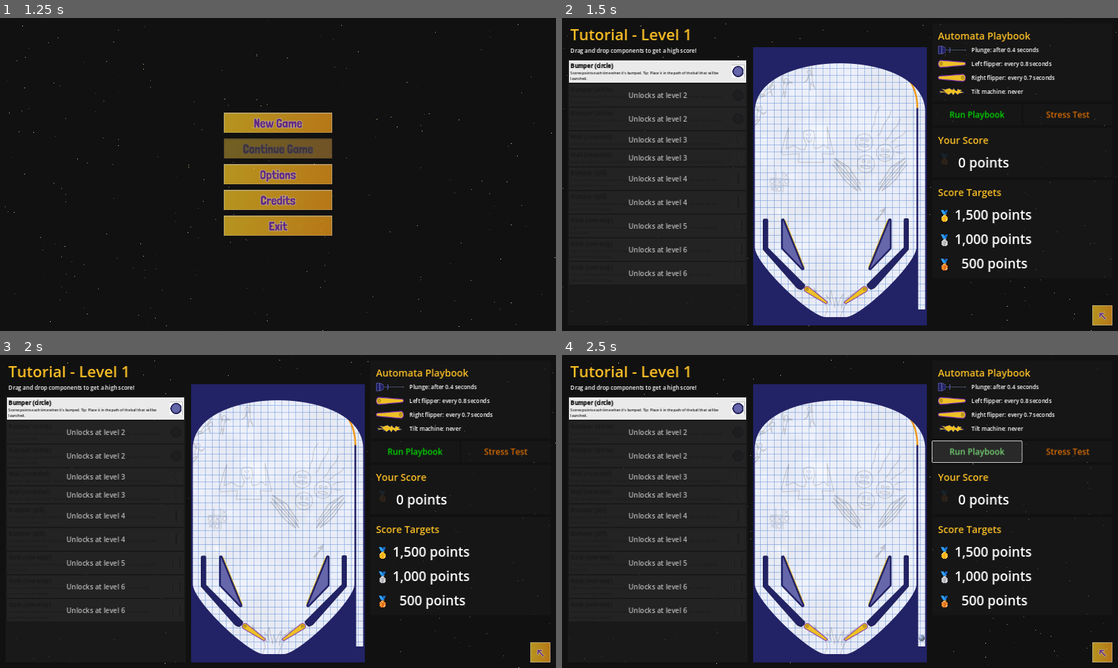
Above: before the commit, frames 1-4 (two rows, left to right).
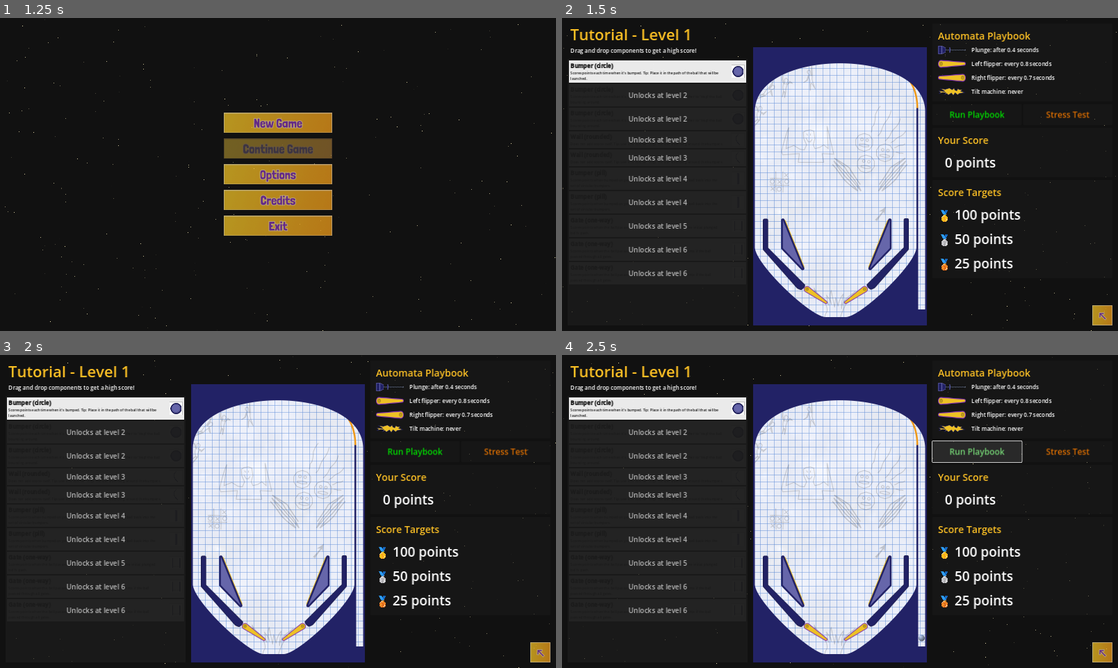
Above: after the commit, the same moments.

Repository: pincrediball/pincrediball
Game: Godot game, scene res://main.tscn
The game is run twice, just before and just after one commit, with the same random seed, the same clock (stepped at 60 frames per second) and the same inputs. Sound files missing from this copy of the repository are replaced by a short silence.
Inputs (mouse positions are in pixels of both pictures, inside the frame that each line leads up to):
- Up to frame 1 (1.25 s): click (278, 124) at 0.5 s
- Up to frame 2 (1.5 s): click (840, 124) at 1.25 s
- Up to frame 3 (2 s): no input
- Up to frame 4 (2.5 s): click "Run Playbook" at 2 s

Frame 1 is identical in both runs. In frame 2, 1.0% of the frame differs, in the area x 68-85%, y 44-82%; in frame 3, 1.0%; in frame 4, 1.0%.

Commit message:
First steps towards medals and progression
See #18

This commit introduces the very first achieving of medals.

Diff:
--- a/src/game/game_store.gd
+++ b/src/game/game_store.gd
@@ -3,6 +3,7 @@
 signal new_game_started()
 signal continue_game_requested()
 signal menu_open_requested()
+signal level_changed()
 
 @export var drag_data: Dictionary
 
@@ -43,6 +44,12 @@
 			return playbook
 	return null
 
+func get_current_medal_targets():
+	for medal_target in current_stage.medal_targets:
+		if medal_target.level == current_level:
+			return medal_target
+	return null
+
 func start_new_game():
 	current_level = 1
 	new_game_started.emit()
--- /dev/null
+++ b/src/game/medals.gd
@@ -0,0 +1,11 @@
+extends PanelContainer
+
+func _ready():
+	load_current_playbook()
+	GameStore.level_changed.connect(load_current_playbook)
+
+func load_current_playbook():
+	var data = GameStore.get_current_medal_targets()
+	%LabelGold.text = "🥇 %s points" % data.gold
+	%LabelSilver.text = "🥈 %s points" % data.silver
+	%LabelBronze.text = "🥉 %s points" % data.bronze
--- a/src/game/medals.tscn
+++ b/src/game/medals.tscn
@@ -1,12 +1,14 @@
-[gd_scene load_steps=3 format=3 uid="uid://cb02onpxm2r7x"]
+[gd_scene load_steps=4 format=3 uid="uid://cb02onpxm2r7x"]
 
 [ext_resource type="LabelSettings" uid="uid://v1wcljtmj368" path="res://game/score_points_label.tres" id="1_3x1qd"]
+[ext_resource type="Script" path="res://game/medals.gd" id="1_uj2qn"]
 
 [sub_resource type="LabelSettings" id="LabelSettings_5f13i"]
 font_size = 28
 font_color = Color(0.984314, 0.74902, 0.141176, 1)
 
 [node name="Medals" type="PanelContainer"]
+script = ExtResource("1_uj2qn")
 
 [node name="MarginContainer" type="MarginContainer" parent="."]
 layout_mode = 2
@@ -24,17 +26,20 @@
 text = "Score Targets"
 label_settings = SubResource("LabelSettings_5f13i")
 
-[node name="Label2" type="Label" parent="MarginContainer/VBoxContainer"]
+[node name="LabelGold" type="Label" parent="MarginContainer/VBoxContainer"]
+unique_name_in_owner = true
 layout_mode = 2
 text = "🥇 1,500 points"
 label_settings = ExtResource("1_3x1qd")
 
-[node name="Label3" type="Label" parent="MarginContainer/VBoxContainer"]
+[node name="LabelSilver" type="Label" parent="MarginContainer/VBoxContainer"]
+unique_name_in_owner = true
 layout_mode = 2
 text = "🥈 1,000 points"
 label_settings = ExtResource("1_3x1qd")
 
-[node name="Label4" type="Label" parent="MarginContainer/VBoxContainer"]
+[node name="LabelBronze" type="Label" parent="MarginContainer/VBoxContainer"]
+unique_name_in_owner = true
 layout_mode = 2
 text = "🥉   500 points"
 label_settings = ExtResource("1_3x1qd")
--- a/src/game/playbook.gd
+++ b/src/game/playbook.gd
@@ -1,6 +1,10 @@
 extends PanelContainer
 
 func _ready():
+	load_current_playbook()
+	GameStore.level_changed.connect(load_current_playbook)
+
+func load_current_playbook():
 	var data = GameStore.get_current_playbook()
 	%LabelPlungeDelay.text = "Plunge: after %s seconds" % data.plunge_delay
 	%LabelLeftFlipperInterval.text = "Left flipper: every %s seconds" % data.flipper_left_interval
--- a/src/game/score.gd
+++ b/src/game/score.gd
@@ -1,14 +1,36 @@
 extends PanelContainer
+
+var medal_data
 
 func _ready():
 	Scoring.score_changed.connect(_on_score_changed)
 	Scoring.toggled_enabled.connect(_on_toggled_enabled)
 
+	medal_data = GameStore.get_current_medal_targets()
+	GameStore.level_changed.connect(_on_level_changed)
+	set_score(0)
+
+func _on_level_changed():
+	medal_data = GameStore.get_current_medal_targets()
+
 func _on_score_changed(_from: int, to: int):
-	%ScoreLabel.text = "%s points" % format_score(to)
+	set_score(to)
 
 func _on_toggled_enabled(enabled: bool):
 	%DisabledOverlay.visible = not enabled
+
+func set_score(to: int):
+	%ScoreLabel.text = "%s %s points" % [format_medal(to), format_score(to)]
+
+func format_medal(score: int):
+	if score >= medal_data.gold:
+		return "🥇"
+	elif score >= medal_data.silver:
+		return "🥈"
+	elif score >= medal_data.bronze:
+		return "🥉"
+	else:
+		return " "
 
 # Whelp! GDScript doesn't have much formatting, does it? Apparently we
 # have to write this stuff ourselves? Also no StringBuilder or similar
--- a/src/game/score.tscn
+++ b/src/game/score.tscn
@@ -32,16 +32,10 @@
 layout_mode = 2
 theme_override_constants/separation = 20
 
-[node name="MedalLabel" type="Label" parent="MarginContainer/VBoxContainer/HBoxContainer"]
-modulate = Color(1, 1, 1, 0.0980392)
-layout_mode = 2
-text = "🥉"
-label_settings = ExtResource("2_rq23l")
-
 [node name="ScoreLabel" type="Label" parent="MarginContainer/VBoxContainer/HBoxContainer"]
 unique_name_in_owner = true
 layout_mode = 2
-text = "0 points"
+text = "🥉 0 points"
 label_settings = ExtResource("2_rq23l")
 
 [node name="DisabledOverlay" type="ColorRect" parent="."]
--- a/src/game/tutorial/stage_data.json
+++ b/src/game/tutorial/stage_data.json
@@ -6,6 +6,14 @@
 		{ "level": 4, "plunge_delay": 0.4, "flipper_left_interval": 0.8, "flipper_right_interval": 0.7 },
 		{ "level": 5, "plunge_delay": 0.4, "flipper_left_interval": 0.8, "flipper_right_interval": 0.7 },
 		{ "level": 6, "plunge_delay": 0.4, "flipper_left_interval": 0.8, "flipper_right_interval": 0.7 }
+	],
+	"medal_targets": [
+		{ "level": 1, "bronze": 25, "silver": 50, "gold": 100 },
+		{ "level": 2, "bronze": 25, "silver": 50, "gold": 100 },
+		{ "level": 3, "bronze": 25, "silver": 50, "gold": 100 },
+		{ "level": 4, "bronze": 25, "silver": 50, "gold": 100 },
+		{ "level": 5, "bronze": 25, "silver": 50, "gold": 100 },
+		{ "level": 6, "bronze": 25, "silver": 50, "gold": 100 }
 	],
 	"toolbox_items": [
 		{ "component_id": "bumper_circle", "title": "Bumper (circle)", "description": "Scores points each time when it's bumped. Tip: Place it in the path of the ball that will be launched.", "unlocks_at": 1 },
